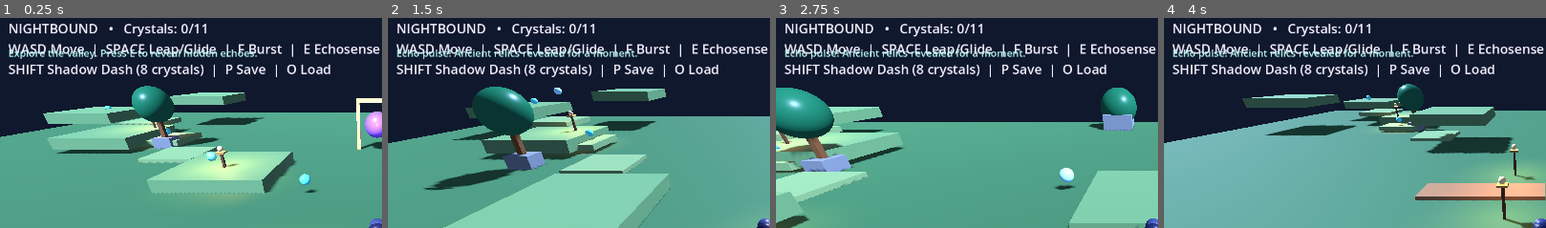
Above: before the commit, frames 1-4 (left to right).
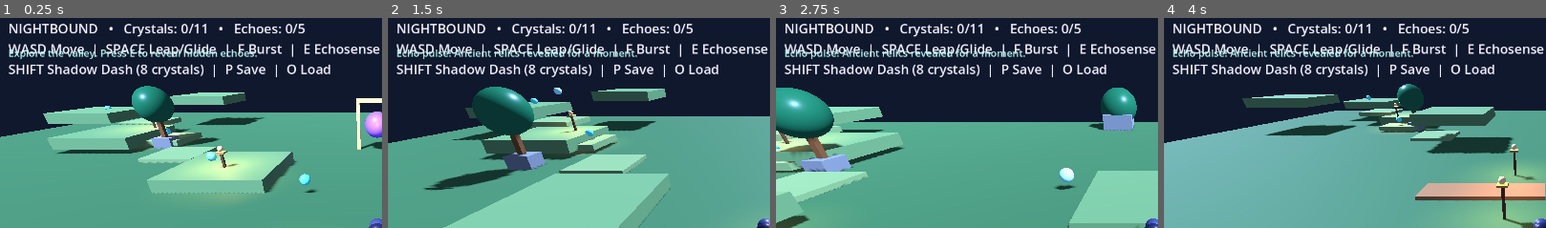
Above: after the commit, the same moments.

Repository: Dynamon91/nightbound
Game: Godot game, scene res://scenes/main.tscn
The game is run twice, just before and just after one commit, with the same random seed, the same clock (stepped at 60 frames per second) and the same inputs.
Inputs:
- Up to frame 1 (0.25 s): no input
- Up to frame 2 (1.5 s): tap E (echosense) at 0.5, 1.35 s; hold D (move_right) 0.53-1.28 s; hold F (burst) 0.53-1.28 s; tap Space (jump) at 0.77 s; hold S (move_back) from 1.28 s (still down)
- Up to frame 3 (2.75 s): tap Space (jump) at 1.52 s; release S (move_back) at 2.03 s; hold D (move_right) from 2.03 s (still down); hold Shift (shadow_dash) from 2.03 s (still down)
- Up to frame 4 (4 s): release D (move_right) at 2.78 s; release Shift (shadow_dash) at 2.78 s; hold W (move_forward) 2.78-3.53 s; tap F (burst) at 2.85 s; tap Space (jump) at 3.02, 3.77 s; hold A (move_left) from 3.53 s (still down); tap E (echosense) at 3.6 s
The pictures show only the part of the screen within x 1-51%, y 0-50%; the shares and areas given below are measured in that part.

The runs differ from the first frame. In frame 1, 0.4% of the frame differs, in the area x 57-80%, y 2-8%; in frame 2, 0.4%; in frame 3, 0.4%; in frame 4, 0.4%.

Commit message:
feat: make revealed ancient relics collectible

Diff:
--- a/scripts/main.gd
+++ b/scripts/main.gd
@@ -13,6 +13,7 @@
 var collected: Array[String] = []
 var crystal_objects: Dictionary = {}
 var secrets: Array[MeshInstance3D] = []
+var relics_found := 0
 var burst_pressed := false
 var dash_pressed := false
 var dash_unlocked := false
@@ -233,6 +234,14 @@
 		for secret in secrets:
 			secret.visible = true
 		show_message("Echo pulse! Ancient relics revealed for a moment.")
+	# Revealed relics can be collected by approaching them before the pulse fades.
+	for i in range(secrets.size() - 1, -1, -1):
+		var relic: MeshInstance3D = secrets[i]
+		if is_instance_valid(relic) and relic.visible and relic.global_position.distance_to(player.global_position) < 1.25:
+			relics_found += 1
+			relic.queue_free()
+			secrets.remove_at(i)
+			show_message("Ancient relic found! Echoes discovered: %d/5" % relics_found)
 	for id in crystal_objects.keys():
 		var entry: Dictionary = crystal_objects[id]
 		var node: MeshInstance3D = entry["node"]
@@ -260,7 +269,7 @@
 
 func refresh_hud() -> void:
 	if hud:
-		hud.text = "NIGHTBOUND   •   Crystals: %d/11%s\nWASD Move  |  SPACE Leap/Glide  |  F Burst  |  E Echosense\nSHIFT Shadow Dash (8 crystals)  |  P Save  |  O Load" % [crystals, "  •  GATE OPEN" if portal_open else ""]
+		hud.text = "NIGHTBOUND   •   Crystals: %d/11   •   Echoes: %d/5%s\nWASD Move  |  SPACE Leap/Glide  |  F Burst  |  E Echosense\nSHIFT Shadow Dash (8 crystals)  |  P Save  |  O Load" % [crystals, relics_found, "  •  GATE OPEN" if portal_open else ""]
 
 func show_message(text_value: String) -> void:
 	if message:
